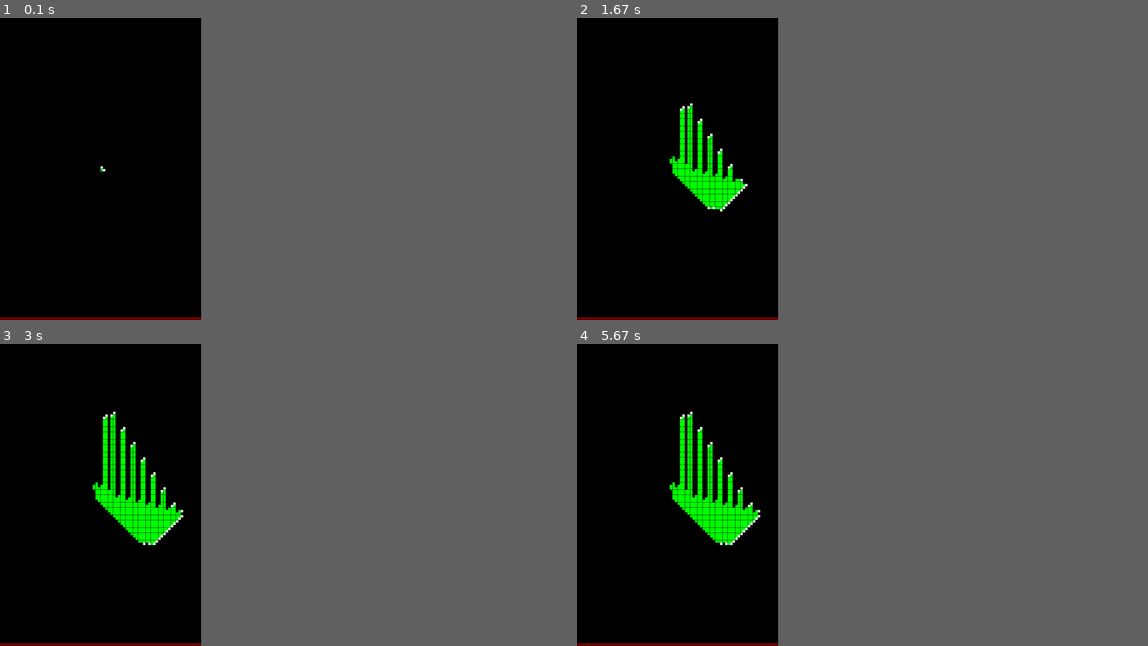
Above: before the commit, frames 1-4 (two rows, left to right).
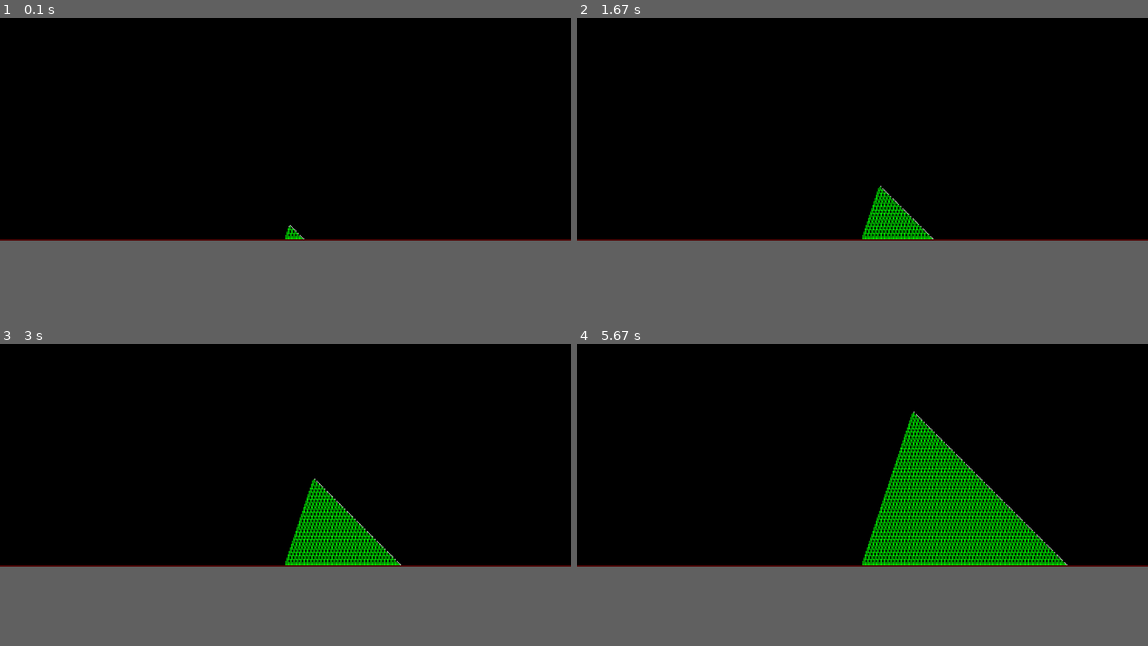
Above: after the commit, the same moments.

Repository: AlexDey/PythonTreeEvolution
Game: pygame game, started from PythonTestApplication1/solve.py
Same seed, same stepped clock (60 frames per second), same inputs: the game is played once before the commit and once after it.
Inputs:
- Up to frame 1 (0.1 s): no input
- Up to frame 2 (1.67 s): no input
- Up to frame 3 (3 s): no input
- Up to frame 4 (5.67 s): no input
In our replay, the window is 317x476 before the commit and 900x351 after it. These sizes can differ from the game's own. Grey fills any space a smaller window leaves; there, only what the larger window draws over its background counts as a difference.

The runs differ from the first frame. In frame 1, 0.9% of the frame differs, in the area x 0-100%, y 48-100%; in frame 2, 3.7%; in frame 3, 6.0%; in frame 4, 11%, in the area x 0-100%, y 22-100%.

Commit message:
Мир замкнут по горизонтали + немного оптимизации

Diff:
--- a/PythonTestApplication1/drawPygame.py
+++ b/PythonTestApplication1/drawPygame.py
@@ -3,6 +3,8 @@
 # затем добавить функции отрисовки вновь появившихся семок и обновившихся древоклеток
 import pygame
 import os
+#import ctypes
+#from ctypes import windll #.user32.GetSystemMetrics
 
 from settings import rows, columns, row_start, column_start
 
@@ -13,28 +15,40 @@
     corn_turtle.append(corn_new)
 
 def update():
+    pygame.display.update(tree_new)
     pygame.display.update(corn_turtle)
 
 
 def cornToTree():
     """fill corn like tree and clear 'corn_turtle' matrix"""
-    tree_new = []
+    tree_new[:] = []
     for corn_one in corn_turtle:
         tree_one_new = pygame.draw.rect(win, color_tree, corn_one)
         tree_new.append(tree_one_new)
-    pygame.display.update(tree_new)
+    #pygame.display.update(tree_new)
     corn_turtle[:] = []
 
 # start data for draw window with pygame
 #scale = .4
-constant_size = 24 # = rows * scale
-scale = constant_size / rows #(columns if columns <= rows else rows) #columns
-rect_size = 21 * scale
+constant_size = 24 # 24 # = rows * scale
+scale_rows = constant_size / rows #(columns if columns <= rows else rows) #columns
+rect_size = 21 * scale_rows # 21 is standart size rect for turtle
 width = rect_size*columns*2
 height = rect_size*rows*2
 
+# resize if width > window resolution
+pygame.init()
+width_screen = pygame.display.Info().current_w
+#height_screen = pygame.display.Info().current_h
+if width > width_screen:
+    ratio_wh = 1.89 # experimental value , width_screen/height_screen = 1.7777
+    scale_columns = constant_size*ratio_wh / columns
+    rect_size = 21 * scale_columns
+    width = rect_size*columns*2
+    height = rect_size*rows*2
+
+
 # set window position
-pygame.init()
 startx = pygame.display.Info().current_w-width-5
 starty = 30
 os.environ['SDL_VIDEO_WINDOW_POS'] = "%d,%d" % (startx, starty)
@@ -51,6 +65,7 @@
 
 # tree
 color_tree = (0,255,0)
+tree_new = []
 
 # ground
 x_ground = 0
--- a/PythonTestApplication1/drawTurtle.py
+++ b/PythonTestApplication1/drawTurtle.py
@@ -1,6 +1,6 @@
 import turtle
 
-from settings import rows, columns
+from settings import rows, columns, row_start, column_start
 
 def addCorn(row, column):
     """Create turtle and add to massive"""
@@ -42,8 +42,8 @@
 
 # corn
 corn_turtle = []
-x_pos_start = columns*rect_size - width/2
-y_pos_start = rows*rect_size - height/2
+x_pos_start = column_start*rect_size - width/2
+y_pos_start = row_start*rect_size - height/2
 corn_start = turtle.Turtle()
 corn_start.speed(0)
 corn_start.shape("square")
--- a/PythonTestApplication1/settings.py
+++ b/PythonTestApplication1/settings.py
@@ -1,14 +1,33 @@
 from random import randint, seed
 
 # start DNA
-seed(38) #30 #9 #34 #38
+seed(70) #9 #30 #34 #38 #70
 dna_start = [[randint(0,30) for i in range(4)] for j in range(16)]
+
+# example DNA from foo52
+#dna_start = [[14, 13, 12, 30],  # 0
+#             [30, 30, 30, 30],  # 1
+#             [30, 30,  2,  9],  # 2
+#             [30, 30, 30, 30],  # 3
+#             [30, 30, 30, 30],  # 4
+#             [30, 30, 30, 30],  # 5
+#             [30, 30, 30, 30],  # 6
+#             [30, 30, 30, 11],  # 7
+#             [30, 15, 30, 30],  # 8
+#             [30, 30,  0, 30],  # 9
+#             [30, 30, 30, 30],  # 10
+#             [ 8,  6,  2, 30],  # 11
+#             [30, 30, 30,  7],  # 12
+#             [30,  8, 30, 30],  # 13
+#             [30, 30, 30, 30],  # 14
+#             [30, 30,  9, 30],  # 15
+#             ]
 
 # start data for solve
 #rows = columns = 40
-rows = 60
-columns = 40
-row_start = rows #*2-2  # *7//4
+rows = 100 # определяет длину
+columns = 256 # определяет ширина
+row_start = rows*2-2  # *7//4
 column_start = columns
 world = [[(0) for i in range(columns*2)] for j in range(rows*2)] # start world
 world[row_start][column_start] = 2 # start corn
--- a/PythonTestApplication1/solve.py
+++ b/PythonTestApplication1/solve.py
@@ -1,28 +1,47 @@
-# добавить несимметричность мира по горизонтали ивертикали
-# сделать мир замкнутым по горизонтали
+# провести анализ кода и запаковать всё по функциям
+# дать дереву энергию, которая тратиться каждый ход на поддержание жизни клетки
+# Сделать энергию солнца которая разная в зависимости от высоты
+# сделать чтоб клетки поглащало энергию
 
 #import drawTurtle as tdraw
 import drawPygame as tdraw
 from settings import *
 
 import time
-from pygame import event, QUIT
+from pygame import event, QUIT, KEYUP, K_p
 #import turtle
+
+def pause_pygame():
+    """pause pygame work, for unpause use 'p' """
+    pause = True
+    while pause:
+        for ev in event.get():
+            if ev.type == KEYUP:
+                if ev.key == K_p:
+                    pause = False
 
 # tree
 #tree_turtle = []
 tdraw.update()
 
-min_side = (columns if columns <= rows else rows)
+min_side = 565# (columns if columns <= rows else rows)
 k=0
 while (k < min_side):
     print(k)
     k += 1
+
     # redraw window
     tdraw.update()
-    if (k < min_side):
-        time.sleep(0.05) #0.05)
     tdraw.cornToTree()
+
+    #pause
+    #if (k > 15):
+    #   pause_pygame()
+
+    # timestep
+    #if (k < min_side):
+    #    time.sleep(0.05)
+
     # update corn
     if (k != 1):
         corn = newCorn
@@ -30,36 +49,47 @@
     for cellCorn in corn:
         if (world[cellCorn[1]][cellCorn[2]] == 2):
             activeDNA = dna_start[cellCorn[0]]
-            # right
+
+            # left
+            if (cellCorn[2] == 0):
+                cellCorn[2] = (columns*2)
             if ((activeDNA[0] < 16) & (world[cellCorn[1]][cellCorn[2]-1] == 0)):
                 newCorn.append([activeDNA[0], cellCorn[1], cellCorn[2]-1])
                 tree.append([activeDNA[0], cellCorn[1], cellCorn[2]-1])
                 world[cellCorn[1]][cellCorn[2]-1] = 2
-                #print("right")
+
                 tdraw.addCorn(cellCorn[1],cellCorn[2]-1)
+
+            if (cellCorn[2] == (columns*2)):
+                cellCorn[2] = 0
 
             # up
             if ((activeDNA[1] < 16) & (world[cellCorn[1]-1][cellCorn[2]] == 0)):
                 newCorn.append([activeDNA[1], cellCorn[1]-1, cellCorn[2]])
                 tree.append([activeDNA[1], cellCorn[1]-1, cellCorn[2]])
                 world[cellCorn[1]-1][cellCorn[2]] = 2
-                #print("up")
+
                 tdraw.addCorn(cellCorn[1]-1,cellCorn[2])
 
-            # left
-            if ((activeDNA[2] < 16) & (world[cellCorn[1] ][cellCorn[2]+1] == 0)):
+            # right
+            if (cellCorn[2] == (columns*2-1)):
+                cellCorn[2] = -1
+            if ((activeDNA[2] < 16) & (world[cellCorn[1]][cellCorn[2]+1] == 0)):
                 newCorn.append([activeDNA[2], cellCorn[1], cellCorn[2]+1])
                 tree.append([activeDNA[3], cellCorn[1], cellCorn[2]+1])
                 world[cellCorn[1]][cellCorn[2]+1] = 2
-                #print("left")
+
                 tdraw.addCorn(cellCorn[1],cellCorn[2]+1)
+
+            if (cellCorn[2] == -1):
+                cellCorn[2] = (columns*2-1)
 
             # down
             if ((activeDNA[3] < 16) & (world[cellCorn[1]+1][cellCorn[2]] == 0)):
                 newCorn.append([activeDNA[3], cellCorn[1]+1, cellCorn[2]])
                 tree.append([activeDNA[3], cellCorn[1]+1, cellCorn[2]])
                 world[cellCorn[1]+1][cellCorn[2]] = 2
-                #print("down")
+
                 tdraw.addCorn(cellCorn[1]+1,cellCorn[2])
 
             world[cellCorn[1]][cellCorn[2]] = 1
@@ -68,6 +98,11 @@
 flag = True
 while flag:
     time.sleep(0.1)
-    for ev in event.get():
-        if ev.type == QUIT:
-            flag = False
+    try:
+        for ev in event.get():
+            if ev.type == QUIT:
+                sys.exit()
+                pygame.quit()
+                #flag = False
+    except BaseException:
+        flag = False
